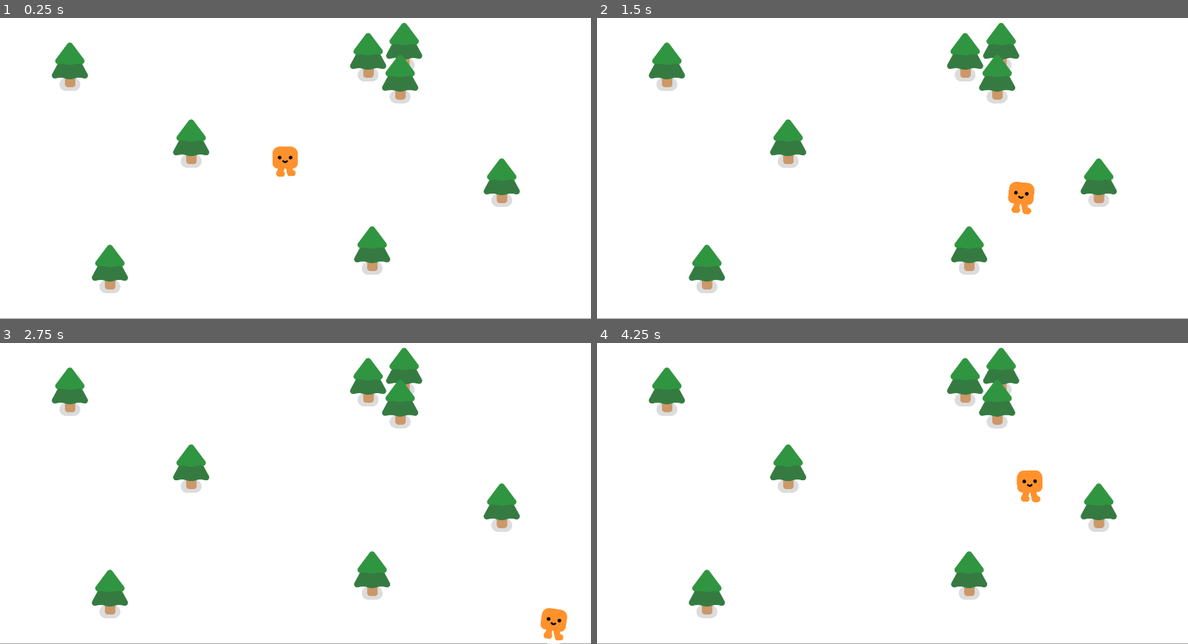
Above: before the commit, frames 1-4 (two rows, left to right).
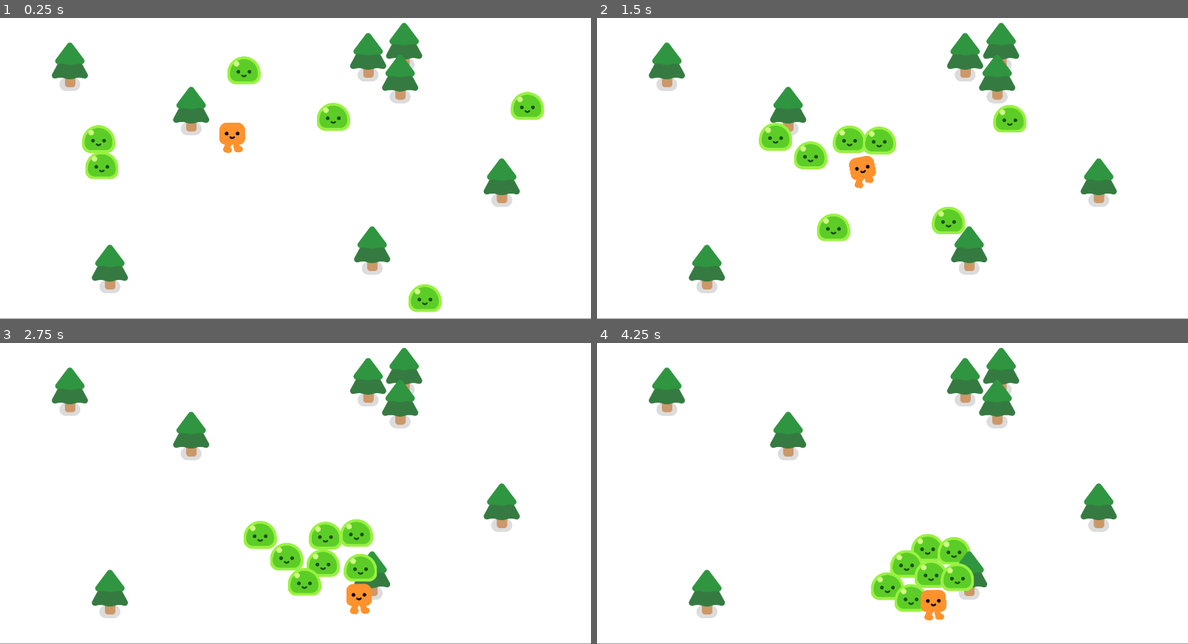
Above: after the commit, the same moments.

Repository: lucaschavxs/simple-bullet-heaven
Game: Godot game, scene res://game.tscn
The game is run twice, just before and just after one commit, with the same random seed, the same clock (stepped at 60 frames per second) and the same inputs. The project has no main scene, so this scene is started directly.
Inputs:
- Up to frame 1 (0.25 s): no input
- Up to frame 2 (1.5 s): hold D (move_right) 0.53-1.28 s; hold S (move_down) from 1.28 s (still down)
- Up to frame 3 (2.75 s): release S (move_down) at 2.03 s; hold D (move_right) from 2.03 s (still down)
- Up to frame 4 (4.25 s): release D (move_right) at 2.78 s; hold W (move_up) 2.78-3.53 s; hold A (move_left) from 3.53 s (still down)

The runs differ from the first frame. In frame 1, 4.5% of the frame differs, in the area x 13-93%, y 12-98%; in frame 2, 4.6%; in frame 3, 4.9%, in the area x 29-96%, y 22-100%; in frame 4, 4.6%.

Commit message:
feat: add mob scene and basic follow logic
Added the first enemy (Mob) to the game. The script now correctly references the Player node within the scene tree to track its position. The enemy uses global_position.direction_to to follow the player at a constant speed.

Diff:
--- a/game.tscn
+++ b/game.tscn
@@ -2,6 +2,7 @@
 
 [ext_resource type="PackedScene" uid="uid://dijpqim4rwbmr" path="res://player.tscn" id="1_e2o6t"]
 [ext_resource type="PackedScene" uid="uid://cffxomwemuw14" path="res://pine_tree.tscn" id="2_feb5d"]
+[ext_resource type="PackedScene" uid="uid://8s3hjy6trfrj" path="res://mob.tscn" id="3_feb5d"]
 
 [node name="Game" type="Node2D" unique_id=1421342929]
 y_sort_enabled = true
@@ -11,7 +12,7 @@
 offset_bottom = 1079.0
 
 [node name="Player" parent="." unique_id=500776604 instance=ExtResource("1_e2o6t")]
-position = Vector2(928, 584)
+position = Vector2(756, 506)
 
 [node name="PineTree" parent="." unique_id=1308050122 instance=ExtResource("2_feb5d")]
 position = Vector2(223, 256)
@@ -20,7 +21,7 @@
 position = Vector2(353, 914)
 
 [node name="PineTree3" parent="." unique_id=1951696497 instance=ExtResource("2_feb5d")]
-position = Vector2(617, 506)
+position = Vector2(617, 400)
 
 [node name="PineTree4" parent="." unique_id=1261583885 instance=ExtResource("2_feb5d")]
 position = Vector2(1309, 192)
@@ -36,3 +37,24 @@
 
 [node name="PineTree8" parent="." unique_id=989671252 instance=ExtResource("2_feb5d")]
 position = Vector2(1626, 633)
+
+[node name="Mob" parent="." unique_id=1882136866 instance=ExtResource("3_feb5d")]
+position = Vector2(806, 233)
+
+[node name="Mob2" parent="." unique_id=1275766527 instance=ExtResource("3_feb5d")]
+position = Vector2(1157, 447)
+
+[node name="Mob3" parent="." unique_id=852533019 instance=ExtResource("3_feb5d")]
+position = Vector2(218, 549)
+
+[node name="Mob4" parent="." unique_id=2121312711 instance=ExtResource("3_feb5d")]
+position = Vector2(258, 634)
+
+[node name="Mob5" parent="." unique_id=1037919443 instance=ExtResource("3_feb5d")]
+position = Vector2(1437, 1097)
+
+[node name="Mob6" parent="." unique_id=1207474111 instance=ExtResource("3_feb5d")]
+position = Vector2(1788, 416)
+
+[node name="Mob7" parent="." unique_id=920434547 instance=ExtResource("3_feb5d")]
+position = Vector2(658, 1252)
--- /dev/null
+++ b/mob.gd
@@ -0,0 +1,10 @@
+extends CharacterBody2D
+
+
+@onready var player = get_node("../Player")
+
+
+func _physics_process(delta):
+	var direction = global_position.direction_to(player.global_position)
+	velocity = direction * 300.0
+	move_and_slide()
--- /dev/null
+++ b/mob.tscn
@@ -0,0 +1,16 @@
+[gd_scene format=3 uid="uid://8s3hjy6trfrj"]
+
+[ext_resource type="PackedScene" uid="uid://ogik4s70pgwl" path="res://characters/slime/slime.tscn" id="1_dy6sc"]
+[ext_resource type="Script" uid="uid://crswvhwk14iym" path="res://mob.gd" id="1_nokgg"]
+
+[sub_resource type="CircleShape2D" id="CircleShape2D_ubaqv"]
+radius = 43.046486
+
+[node name="Mob" type="CharacterBody2D" unique_id=1882136866]
+script = ExtResource("1_nokgg")
+
+[node name="Slime" parent="." unique_id=2008890567 instance=ExtResource("1_dy6sc")]
+
+[node name="CollisionShape2D" type="CollisionShape2D" parent="." unique_id=1558640193]
+position = Vector2(-1, -30)
+shape = SubResource("CircleShape2D_ubaqv")
Not shown, added: mob.gd.uid
